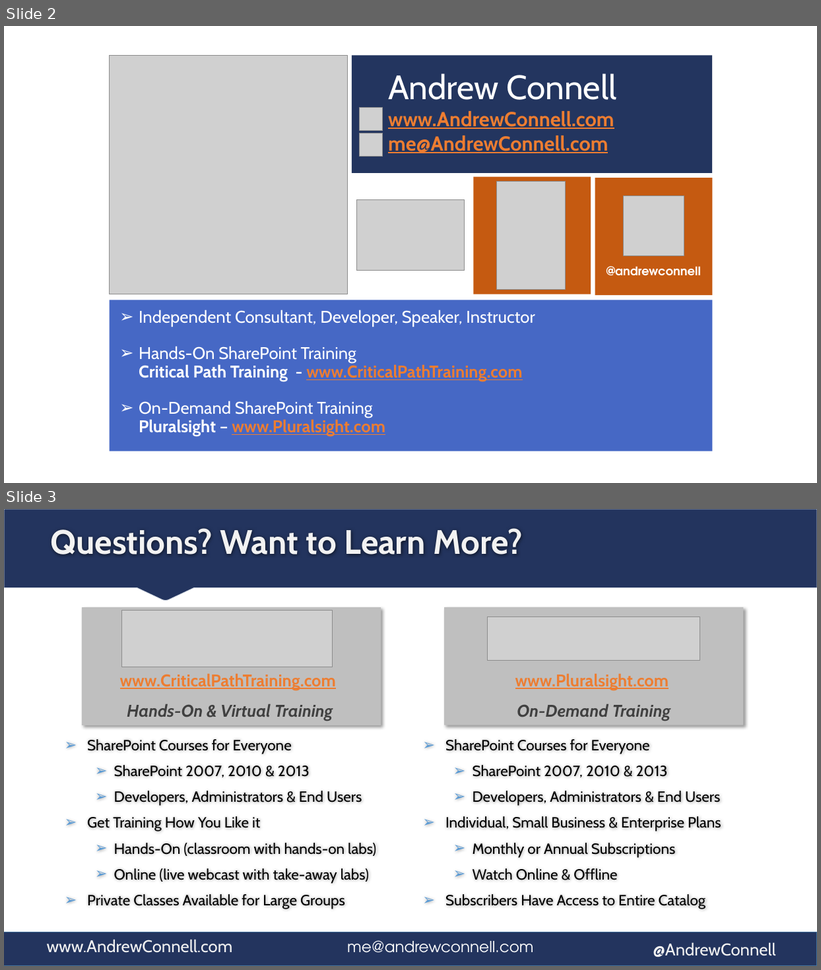
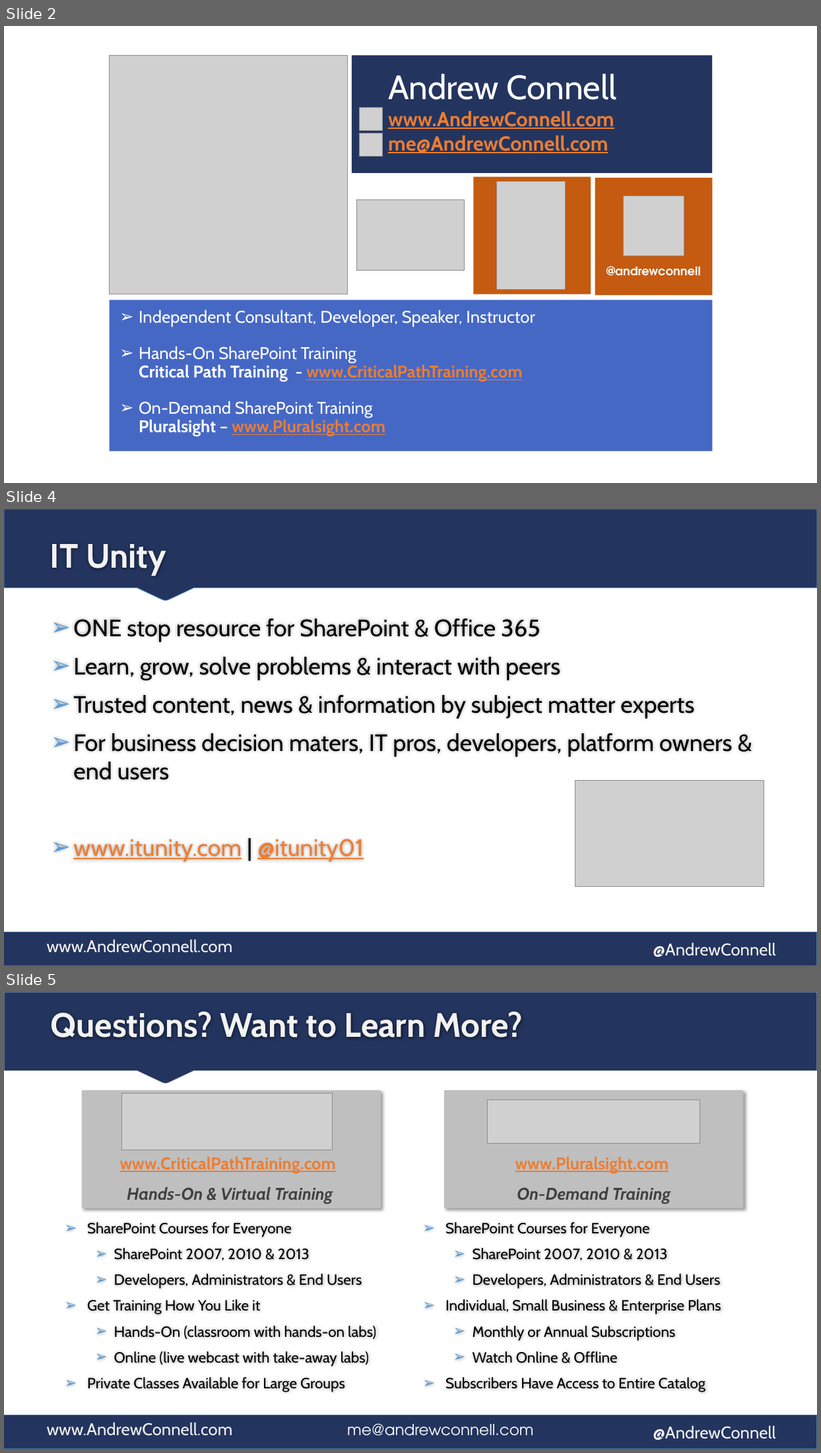
Before and after one commit to andrewconnell/pres-sp15rest-breeze, a slide deck: presentation.pptx. Shown one above the other, each under a label of ours: slides 2 and 3 before the commit, slides 2, 4 and 5 after it; the slides between them are not shown. The pictures are 821x970 and 821x1453 pixels, drawn with LibreOffice and Linux fonts; fonts in the diff are those of the drawing; grey boxes stand for pictures. Boxes give left, top, right and bottom in pixels: in the first picture for what was removed or moved away, otherwise in the second. Text is boxed around its words. In the diff, an @@ line names an element or a change of style, - is before the commit and + after.

Commit message:
updated bio to include ITUnity

```diff
--- a/presentation.pptx
+++ b/presentation.pptx
@@ slide 4 added at <box>4,509,817,966</box>, background #FFFFFF; not listed: 3 template elements that a slide beside it also shows @@
@@ freeform shape added at <box>4,509,817,601</box>, fill #23345E, outline #5B9BD5 0.75 pt @@
@@ title added at <box>50,544,166,574</box>, 40 pt, text #F2F2F2, bold @@
+IT Unity
@@ text added at <box>73,619,732,862</box>, 28 pt, text #000000 @@
+➢ ONE stop resource for SharePoint & Office 365
+➢ Learn, grow, solve problems & interact with peers
+➢ Trusted content, news & information by subject matter experts
+➢ For business decision maters, IT pros, developers, platform owners & end users
+➢ www.itunity.com | @itunity01
@@ picture added at <box>575,781,764,887</box> @@
@@ what was slide 3 is now slide 5 @@
```
Also in this commit, not shown: 1 other slide added, 1 other file.
